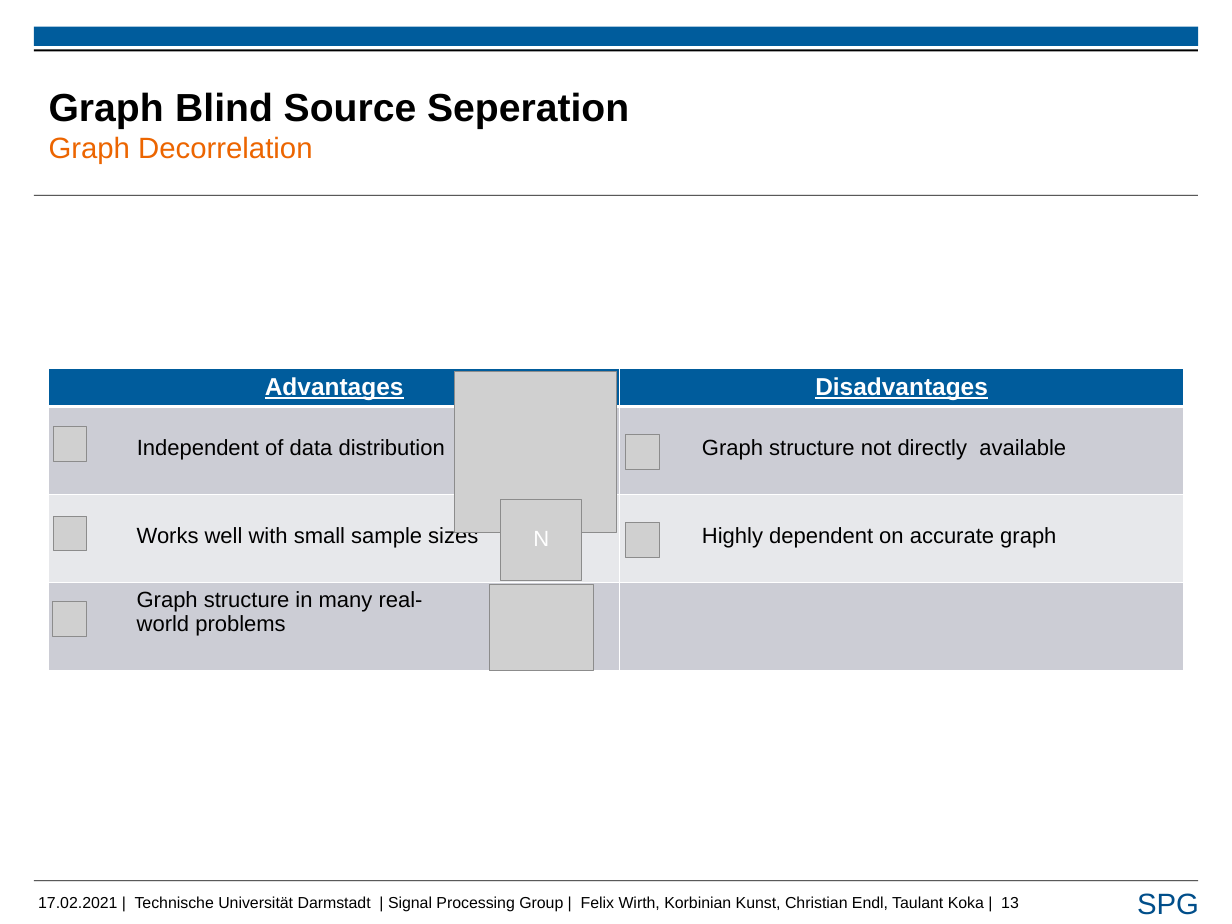
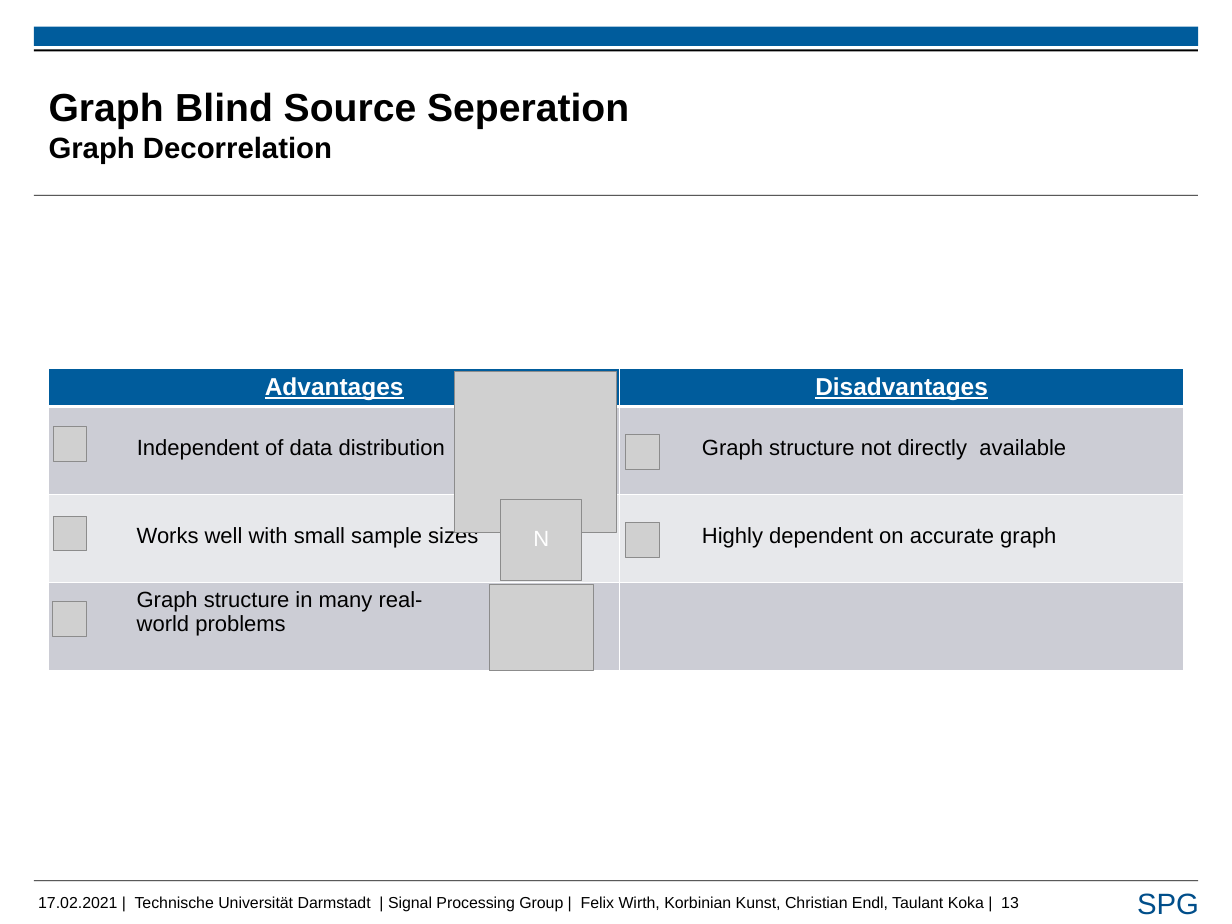
Before and after one commit to FelixUniDa/EEG-Project, a slide deck: slide 13 of Presentation/Taulant_pres_rsp.pptx. Drawn at 1232x924 pixels with LibreOffice and Linux fonts; fonts in the diff are those of the drawing; grey boxes stand for pictures; background and template pictures are left out. Boxes give left, top, right and bottom in pixels: in the first picture for what was removed or moved away, otherwise in the second. Text is boxed around its words. In the diff, an @@ line names an element or a change of style, - is before the commit and + after.

```diff
--- a/Presentation/Taulant_pres_rsp.pptx
+++ b/Presentation/Taulant_pres_rsp.pptx
@@ title "Graph Blind Source Seperation Graph ..." at bbox=[49, 92, 629, 164]: text colour #EC6500 to #000000, bold on in "Graph Decorrelation" @@
```
Also in this commit, not shown: 14 other slides changed.
